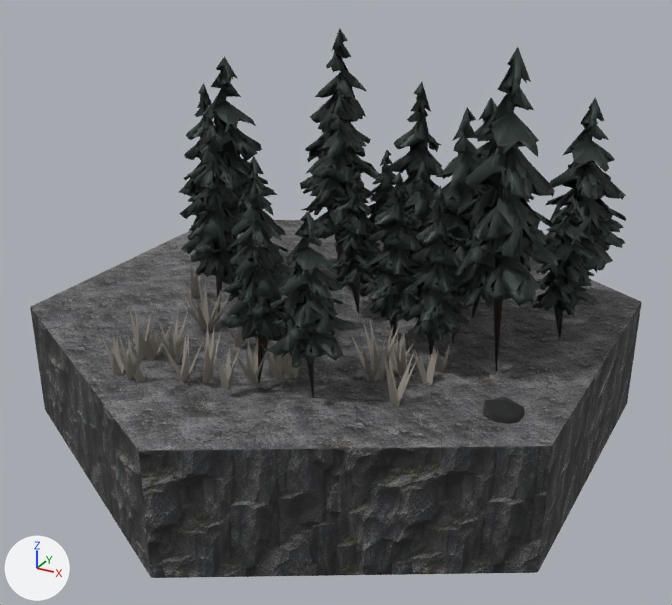
Renders of the glTF model assets/models/tiles/forest.glb from each side of a commit.
Before and after are seen from a 50 mm camera at (1.31, -2.4, 1.58) aimed at (0.04, -0.08, 0.42). Lighting does not change. The marker at lower left points along +X, +Y and +Z. The first picture is the older version.

Objects in the first picture: 'Plains tile.001', 'Tree Plains tile.001 1', 'Tree Plains tile.001 10', 'Tree Plains tile.001 11', 'Tree Plains tile.001 13', 'Tree Plains tile.001 16', 'Tree Plains tile.001 18', 'Tree Plains tile.001 2', 'Tree Plains tile.001 20', 'Tree Plains tile.001 4', 'Tree Plains tile.001 6', 'Tree Plains tile.001 8' and 8 more.
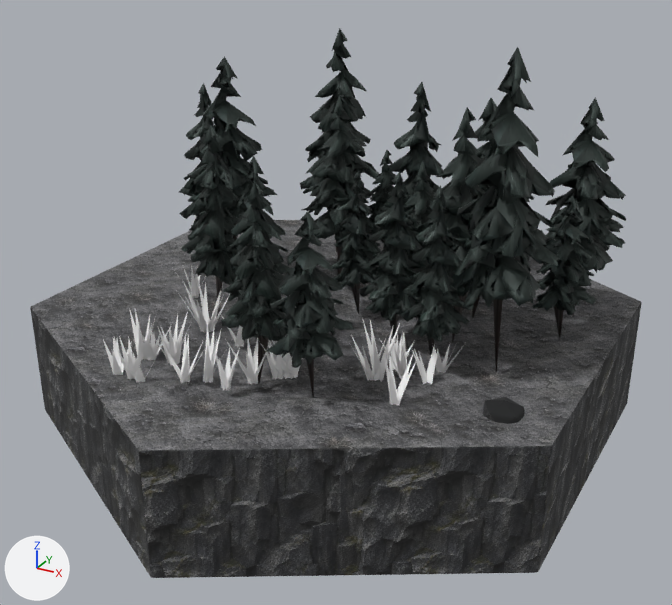
Location of each change, [x1, y1, x2, y2] in pixels of the pictures (672 x 605 px):
'Plains tile.001', recoloured (lighter)
    both: [100, 264, 465, 409]

Patch to the scene script:
```diff
--- a/assets/models/tiles/forest.glb.py
+++ b/assets/models/tiles/forest.glb.py
@@ mat_ash_tuft @@
 mat_ash_tuft = principled_material('Ash tuft')
-mat_ash_tuft.base_color = (0.28, 0.26, 0.22)  # grey #908b81
+mat_ash_tuft.base_color = (1.0, 1.0, 1.0)  # white #ffffff
 mat_ash_tuft.roughness = 0.9
```
